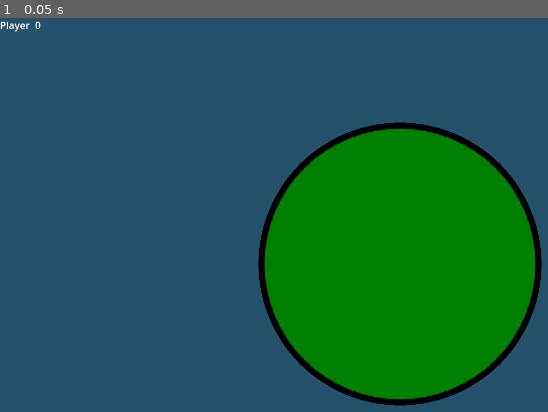
Above: before the commit, frame 1.
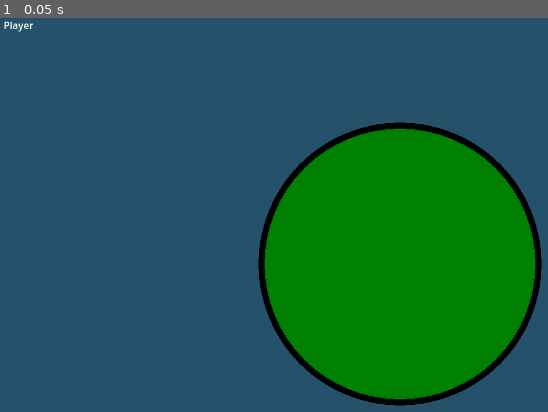
Above: after the commit, the same moment.

Repository: mikechuck/poker-game
Game: Godot game, scene res://scenes/main.tscn
Two runs of this game, one before a commit and one after it. Both use one fixed random seed, a clock stepped at 60 frames per second and the inputs below.
Inputs:
- Up to frame 1 (0.05 s): no input

The runs differ from the first frame. In frame 1, less than 0.1% of the frame differs, in the area x 0-8%, y 0-4%.

Commit message:
progress on client setup flow

Diff:
--- a/scenes/main.tscn
+++ b/scenes/main.tscn
@@ -1,8 +1,7 @@
-[gd_scene load_steps=4 format=3 uid="uid://bv78nq7paqs7f"]
+[gd_scene load_steps=3 format=3 uid="uid://bv78nq7paqs7f"]
 
 [ext_resource type="Script" uid="uid://b7pkboiy8lcrw" path="res://scripts/table.gd" id="1_cfscn"]
 [ext_resource type="Script" uid="uid://t8a0fwy0ry0u" path="res://scripts/game_manager.gd" id="1_h2fnp"]
-[ext_resource type="PackedScene" uid="uid://dof81yg1jefa" path="res://scenes/player_ui.tscn" id="3_sugp2"]
 
 [node name="main" type="Node2D"]
 
@@ -11,5 +10,3 @@
 
 [node name="GameManager" type="Node2D" parent="."]
 script = ExtResource("1_h2fnp")
-
-[node name="PlayerUI" parent="." instance=ExtResource("3_sugp2")]
--- a/scenes/player_ui.tscn
+++ b/scenes/player_ui.tscn
@@ -6,10 +6,12 @@
 script = ExtResource("1_jkj6h")
 
 [node name="PlayerName" type="Node2D" parent="."]
+position = Vector2(5, 0)
 
 [node name="Label" type="RichTextLabel" parent="PlayerName"]
 clip_contents = false
-offset_right = 54.0
+offset_left = 1.0
+offset_right = 55.0
 offset_bottom = 25.0
 text = "Player
 "
--- a/scripts/game_manager.gd
+++ b/scripts/game_manager.gd
@@ -7,6 +7,10 @@
 
 ### Scenes
 @export var player_scene: PackedScene = preload("res://scenes/player.tscn")
+@export var player_ui_scene: PackedScene = preload("res://scenes/player_ui.tscn")
+
+### Instantiated scenes
+var player_ui_instance = null
 
 ### UI Fields
 var screen_origin
@@ -22,7 +26,6 @@
 
 ### Client fields
 var player_data = null
-var player_ui = null
 
 ### Start built in methods
 
@@ -35,13 +38,15 @@
 		set_player_seats()
 	else:
 		is_server = false
-		player_ui = $PlayerUI
+		player_ui_instance = player_ui_scene.instantiate()
+		add_child(player_ui_instance)
 		screen_origin = get_viewport_rect().size / 2
 		connect_to_server()
 		queue_redraw()
 
 # Called every frame. 'delta' is the elapsed time since the previous frame.
 func _process(delta: float) -> void:
+	queue_redraw()
 	pass
 
 func _draw() -> void:
@@ -74,7 +79,6 @@
 	print("Started server at ws://localhost:%s ..." % [server_port])
 
 func _on_peer_connected(id):
-	print("Player connected: %s" % [id])
 	var connected_player = ConnectedPlayer.new()
 	connected_player.id = id
 	connected_players[id] = connected_player
@@ -82,23 +86,21 @@
 	if (host_player == null):
 		host_player = connected_player
 		connected_player.is_host = true
-		print("Player %s is the game host" % [id])
 	var dict_connect_players = {}
 	for player_id in connected_players.keys():
 		dict_connect_players[player_id] = connected_players[player_id].to_dict()
 	update_connected_players_list.rpc(dict_connect_players)
 	#assign_player_data.rpc(id, connected_player)
-	rpc_id(id, "assign_player_data", connected_player.to_dict())
+
+
 	print("Number of players connected: %s" % [connected_players.size()])
 
 func _on_peer_disconnected(id):
-	print("Player disconnected: %s" % [id])
 	var disconnecting_player = connected_players.get(id)
 	connected_players.erase(id)
 	if disconnecting_player.is_host && connected_players.values().size() > 0:
 		var new_host_id = connected_players.keys()[0]
 		host_player = connected_players.get(new_host_id)
-		print("Host left, new host is player %s" % [new_host_id])
 	# Clear the player from the seat
 	for seat in player_seats.values():
 		if seat.player_id == id:
@@ -111,14 +113,19 @@
 ### Start server RPCs
 
 @rpc("any_peer")
+func client_request_player_data():
+	var connected_player = connected_players.get(multiplayer.get_remote_sender_id())
+	print("Sending assign_player_data request rpc to client %s" % [connected_player.id])
+	assign_player_data.rpc_id(connected_player.id, connected_player.to_dict())
+
+
+@rpc("any_peer")
 func client_request_seat(seat_number: int):
-	print("Client is requesting seat number %s" %[seat_number])
 	var client_id = multiplayer.get_remote_sender_id()
 	var desired_seat = player_seats.get(seat_number)
 	if (desired_seat.player_id != 0):
 		seat_number = (seat_number + 1) % 8
 		desired_seat = player_seats.get(seat_number)
-		print("Seat is not available, assigning seat %s" % [seat_number])
 	# First remove them from their current seat then put them in the new seat
 	for seat in player_seats.values():
 		if (seat.player_id == client_id):
@@ -146,8 +153,7 @@
 
 func _on_connected():
 	print("Successfully connected to server")
-	client_request_seat.rpc_id(1, 0)
-	print("Requesting seat number 1")
+	client_request_player_data.rpc_id(0)
 
 func _on_connection_failed():
 	print("Connection to server failed.")
@@ -165,7 +171,6 @@
 func clear_drawn_player_nodes():
 	for seat in player_seats.values():
 		if seat.player_node != null:
-			print("Removing node for player %s" % [seat.player_id])
 			remove_child(seat.player_node)
 			queue_free()
 
@@ -173,7 +178,7 @@
 	for seat_index in player_seats.keys():
 		var seat = player_seats[seat_index]
 		if seat.player_id != 0:
-			print("Spawning player %s at seat %s" % [seat.player_id, seat_index])
+			print("%s | Spawning player %s at seat %s" % [player_data.id, seat.player_id, seat_index])
 			var player_instance = player_scene.instantiate()
 			player_instance.position = seat.pos + screen_origin
 			player_instance.player_id = seat.player_id
@@ -185,7 +190,9 @@
 @rpc("reliable", "authority")
 func assign_player_data(player):
 	player_data = ConnectedPlayer.from_dict(player)
+	player_ui_instance.set_player_data(player_data)
 	print("My player id is: %s" % [player_data.id])
+	client_request_seat.rpc_id(1, 0)
 
 @rpc("call_remote")
 func update_connected_players_list(new_connected_players_list):
@@ -195,11 +202,14 @@
 
 @rpc("call_remote")
 func update_player_seats_list(new_player_seats):
-	print("Player %s got new seat list from server, queueing redraw" % [player_data.id])
-	clear_drawn_player_nodes()
-	player_seats = deserialize_player_seats(new_player_seats)
-	redraw_players()
-	queue_redraw()
+	# Player has not finished setup process while another player connected,
+	# can't do anything with this data yet in that case
+	if (player_data != null):
+		print("%s | Got new seat list from server, queueing redraw" % [player_data.id])
+		clear_drawn_player_nodes()
+		player_seats = deserialize_player_seats(new_player_seats)
+		redraw_players()
+		queue_redraw()
 
 ### End Client RPCs
 
--- a/scripts/player_ui.gd
+++ b/scripts/player_ui.gd
@@ -1,12 +1,12 @@
 extends Node2D
 
-var player_id = 0
+var player_data = null
 
 func _ready() -> void:
-	update_player_name(player_id)
+	pass
 
-
-func update_player_name(player_name):
+func set_player_data(new_player_data):
+	player_data = new_player_data
 	var player_value_node = $PlayerName/Value
 	player_value_node.clear()
-	player_value_node.text = str(player_name)
+	player_value_node.append_text(str(player_data.id))
